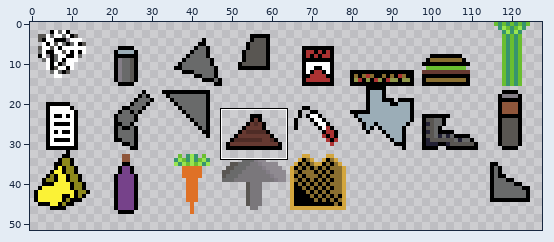
Two versions of one sprite sheet, Sprites/Map_Parts/MP-80-Junk.png. Above, an overview of the earlier version with the close-up marked.
Close-up. Old version:
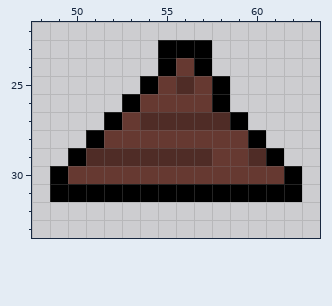
The file is 128x64 pixels. Colours within 5 levels of each other are drawn and written as one. Shown: x 48..63, y 22..33. The wide view leaves out empty margins. The commit also changed other parts of the picture, which this record leaves out.
Now the later version:
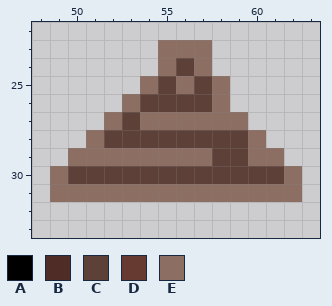
Palette (. is transparent): A #000000  B #4f2c26  C #5d4037  D #663931  E #8d6e63
The edit:
Changed rows in their new state; - is an unchanged pixel.
first column x 49:
23 ------EEE-----
24 ------ECE-----
25 -----ECECE----
26 ----ECCCCE----
27 ---ECEEEEEE---
28 --ECCCCCCCCE--
29 -EEEEEEEECCEE-
30 ECCCCCCCCCCCCE
31 EEEEEEEEEEEEEE
Pixel boxes of the changes (left, top, right, bottom) in both close-ups:
changed: (50, 40, 302, 202)
